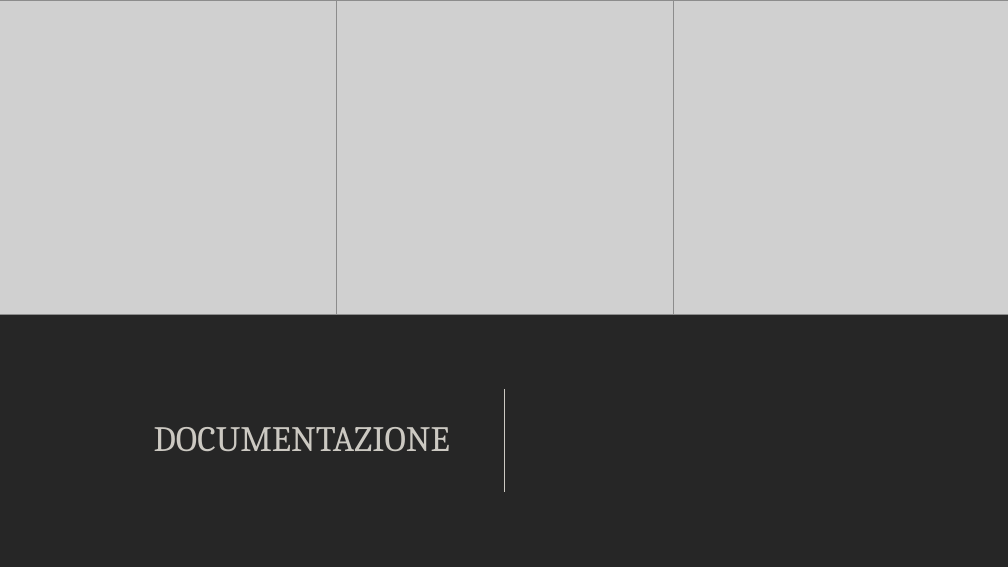
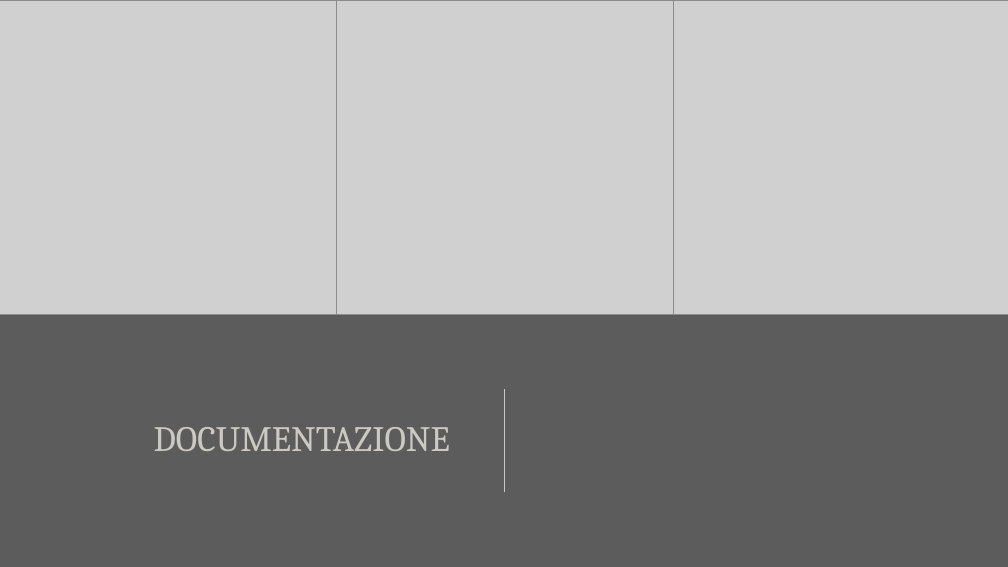
Before and after one commit to MirkoMolteni/MonopolyJava, a slide deck: slide 5 of Monopoly.pptx (slide 6 before the commit). Drawn at 1008x567 pixels with LibreOffice and Linux fonts; fonts in the diff are those of the drawing; grey boxes stand for pictures. Boxes give left, top, right and bottom in pixels: in the first picture for what was removed or moved away, otherwise in the second. Text is boxed around its words. In the diff, an @@ line names an element or a change of style, - is before the commit and + after.

```diff
--- a/Monopoly.pptx
+++ b/Monopoly.pptx
@@ background #262626 to #5C5C5C @@
```
Also in this commit, not shown: 8 other slides changed, 1 slide removed.
